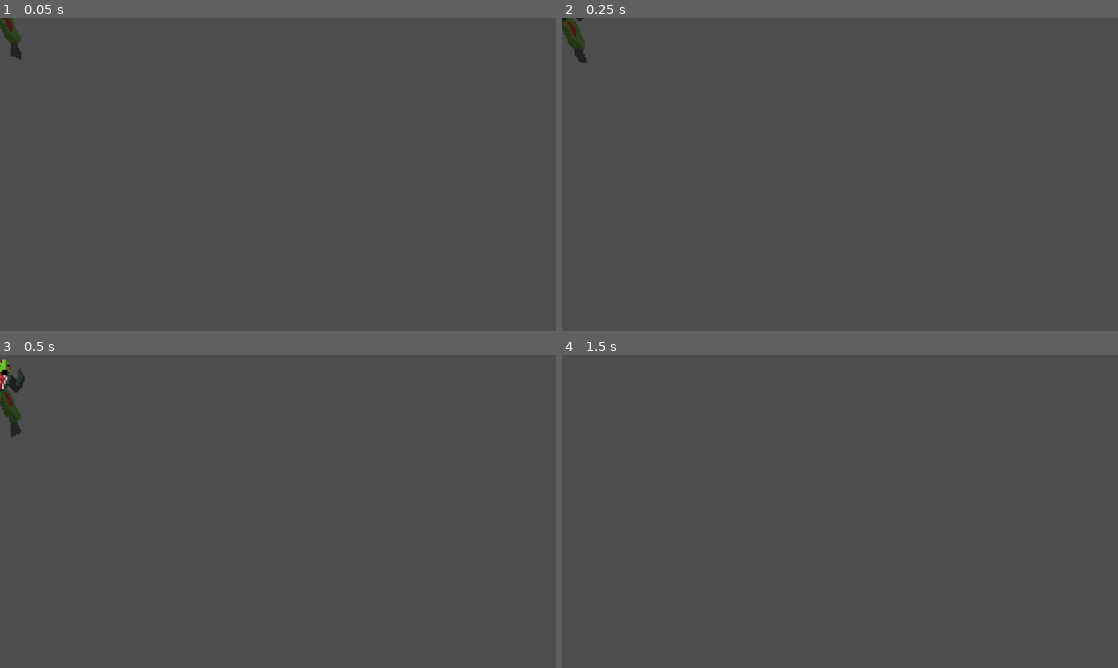
Above: before the commit, frames 1-4 (two rows, left to right).
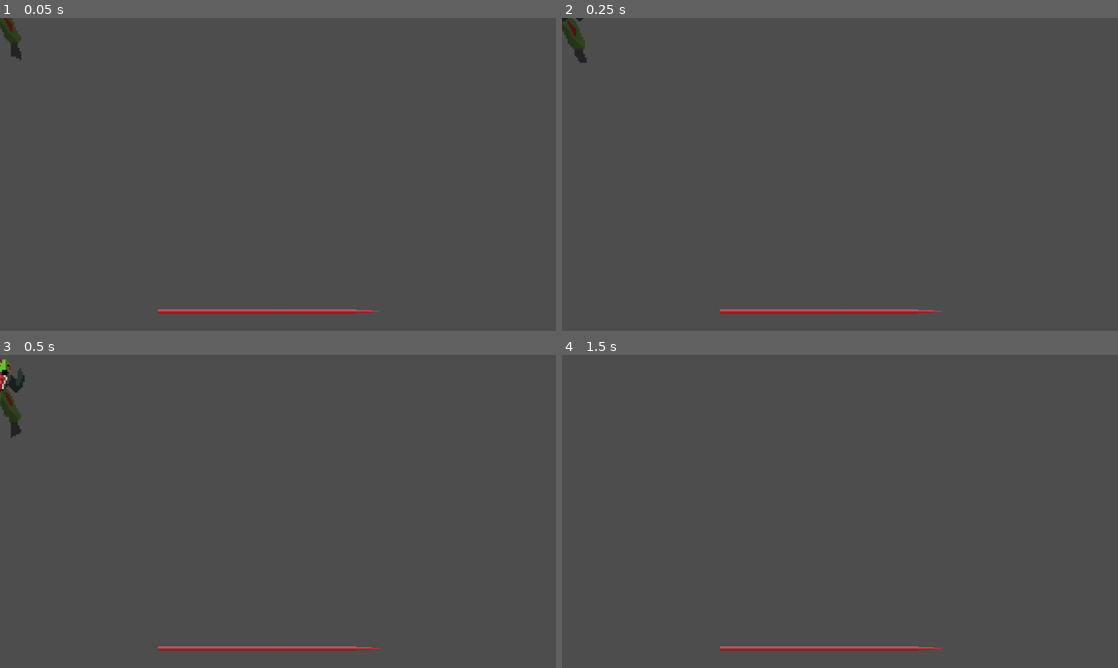
Above: after the commit, the same moments.

Repository: LeeTuah/rexvalley
Game: Godot game, scene res://scenes/bosses/boss_level_0.tscn
The game is run twice, just before and just after one commit, with the same random seed, the same clock (stepped at 60 frames per second) and the same inputs. This scene is started directly instead of the project's main scene.
Inputs (mouse positions are in pixels of both pictures, inside the frame that each line leads up to):
- Up to frame 1 (0.05 s): no input
- Up to frame 2 (0.25 s): no input
- Up to frame 3 (0.5 s): no input
- Up to frame 4 (1.5 s): tap Enter (ui_accept) at 0.5, 0.77 s; move the mouse to (962, 495) at 0.52 s; hold Right (ui_right) from 0.53 s (still down); tap 1 (magic_fireball) at 0.6 s; click (962, 495) at 0.67 s; move the mouse to (728, 527) at 1.27 s; right-click (728, 527) at 1.35 s

The runs differ from the first frame. In frame 1, 0.5% of the frame differs, in the area x 28-69%, y 93-95%; in frame 2, 0.5%; in frame 3, 0.5%; in frame 4, 0.5%.

Commit message:
Added the basic UI for the boss healthbar

Diff:
--- a/scenes/bosses/boss_level_0.gd
+++ b/scenes/bosses/boss_level_0.gd
@@ -2,12 +2,19 @@
 
 @onready var animated_sprite = $animated_sprite;
 @onready var animation_player = $animation_player;
+@onready var boss_bar = $BossLayer/BossBar
 
+const MAX_HEALTH : float = 1000.0
 const SPEED = 200.0
 const JUMP_VELOCITY = -400.0
 
+var current_health: float = 1000.0
+
 func _ready():
+	boss_bar.max_value = MAX_HEALTH
+	boss_bar.value = current_health
 	animation_player.play("walk");
+
 
 func _physics_process(delta: float) -> void:
 	if not is_on_floor():
--- a/scenes/bosses/boss_level_0.tscn
+++ b/scenes/bosses/boss_level_0.tscn
@@ -3,6 +3,7 @@
 [ext_resource type="Texture2D" uid="uid://cja2p6s3oypth" path="res://assets/bosses/boss_level_0_idle.png" id="1_eesqy"]
 [ext_resource type="Script" uid="uid://bdo4rbamdiw8e" path="res://scenes/bosses/boss_level_0.gd" id="1_m465a"]
 [ext_resource type="Texture2D" uid="uid://c8ibpbiov71up" path="res://assets/bosses/boss_level_0_walk.png" id="3_u2suf"]
+[ext_resource type="Texture2D" uid="uid://b2rvqgf013fwc" path="res://assets/status_bars/health_bar.png" id="4_rwaou"]
 
 [sub_resource type="AtlasTexture" id="AtlasTexture_m465a"]
 atlas = ExtResource("1_eesqy")
@@ -233,3 +234,15 @@
 
 [node name="animation_player" type="AnimationPlayer" parent="." unique_id=789752521]
 libraries/ = SubResource("AnimationLibrary_0grph")
+
+[node name="BossLayer" type="CanvasLayer" parent="." unique_id=143040547]
+
+[node name="BossBar" type="TextureProgressBar" parent="BossLayer" unique_id=1166080347]
+offset_left = 498.0
+offset_top = 812.0
+offset_right = 1111.0
+offset_bottom = 852.0
+scale = Vector2(22, 2)
+value = 100.0
+texture_progress = ExtResource("4_rwaou")
+texture_progress_offset = Vector2(-2, 0)
